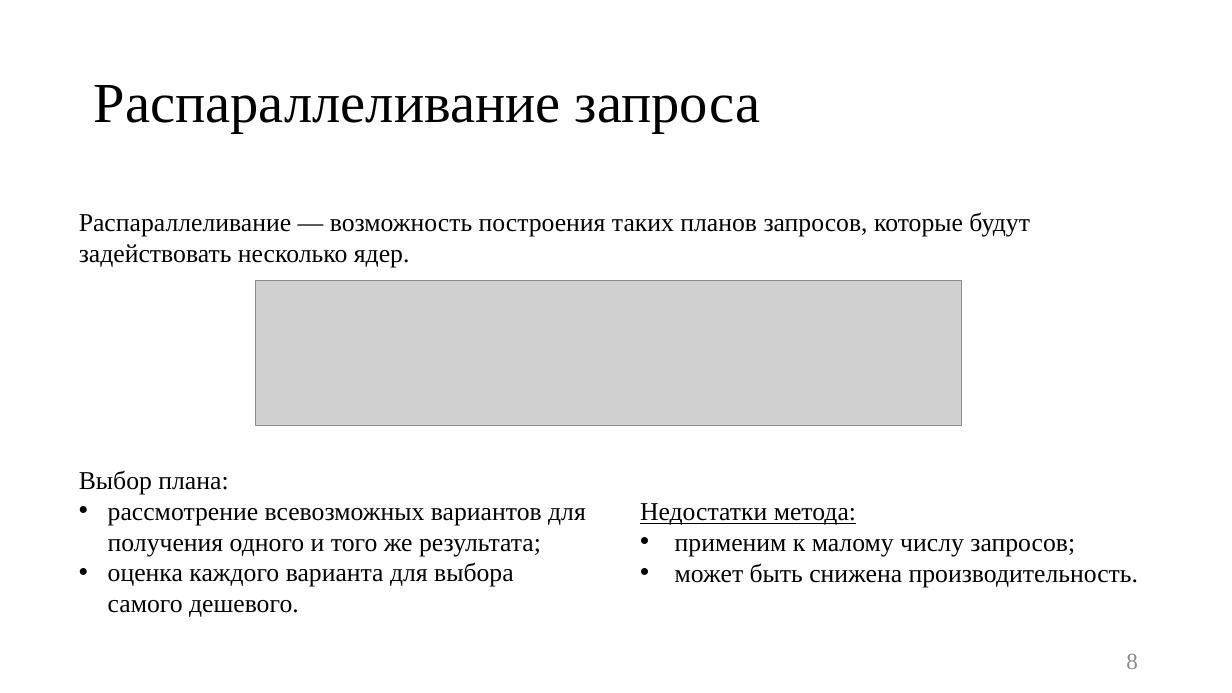
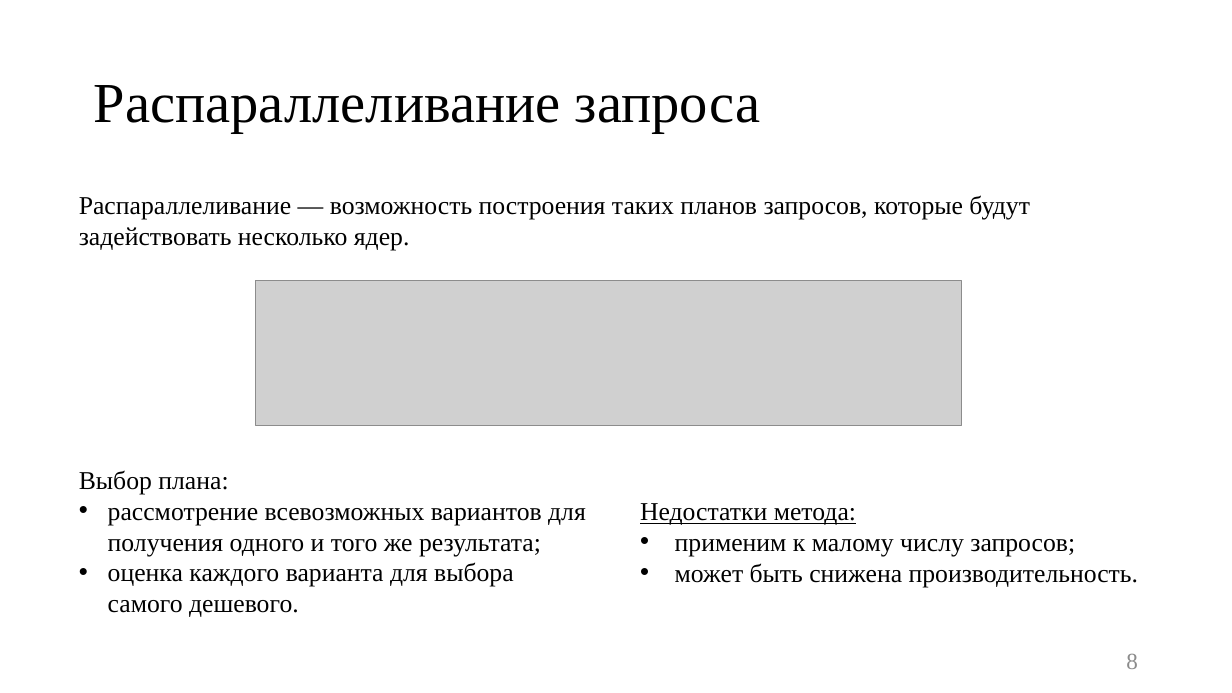
Before and after one commit to platosha-git/Diplom-theory, a slide deck: slide 8 of Презентация.pptx. Drawn at 1232x693 pixels with LibreOffice and Linux fonts; fonts in the diff are those of the drawing; grey boxes stand for pictures. Boxes give left, top, right and bottom in pixels: in the first picture for what was removed or moved away, otherwise in the second. Text is boxed around its words. In the diff, an @@ line names an element or a change of style, - is before the commit and + after.

```diff
--- a/Презентация.pptx
+++ b/Презентация.pptx
@@ text "Распараллеливание — возможность построения таких ...": place and size @@
-text "Распараллеливание — возможность построения таких ..." at [79,212,1030,267]
+text "Распараллеливание — возможность построения таких ..." at [79,195,1030,250]
```
Also in this commit, not shown: 4 other slides changed, 10 other files.
